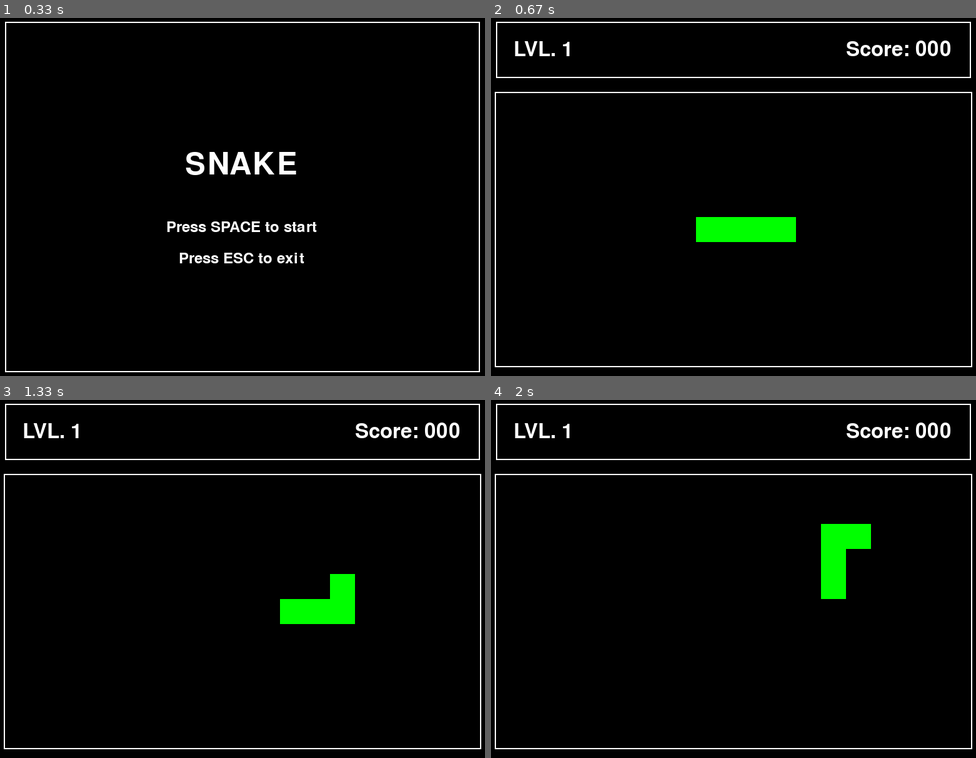
Above: before the commit, frames 1-4 (two rows, left to right).
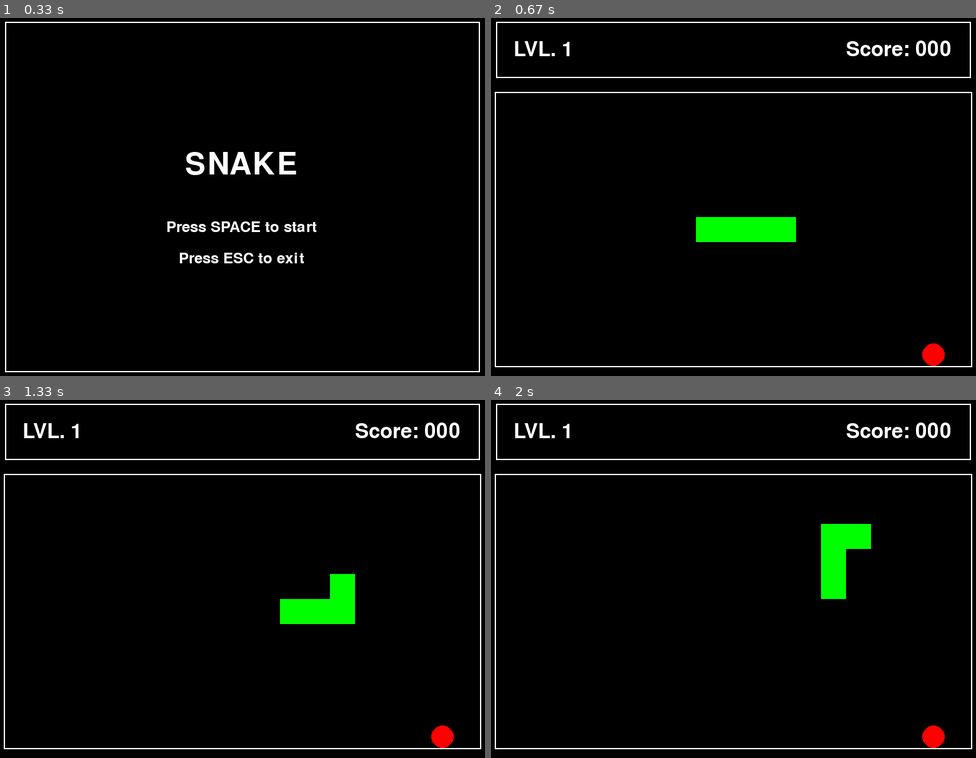
Above: after the commit, the same moments.

Repository: Moigh/Python_Tasks
Game: pygame game, started from SnakeGame/main.py
Two runs of this game, one before a commit and one after it. Both use one fixed random seed, a clock stepped at 60 frames per second and the inputs below.
Inputs:
- Up to frame 1 (0.33 s): no input
- Up to frame 2 (0.67 s): tap Space at 0.33 s
- Up to frame 3 (1.33 s): hold Right 0.67-1.13 s; tap Space at 0.73, 1.03, 1.23 s; hold Up from 1.17 s (still down)
- Up to frame 4 (2 s): tap Space at 1.53, 1.73 s; release Up at 1.63 s; hold Right from 1.67 s (still down)

Frame 1 is identical in both runs. In frame 2, 0.2% of the frame differs, in the area x 88-94%, y 90-98%; in frame 3, 0.2%; in frame 4, 0.2%.

Commit message:
class food added (apple for snake)

Diff:
--- a/SnakeGame/game/screens.py
+++ b/SnakeGame/game/screens.py
@@ -1,5 +1,5 @@
 import pygame
-from .sprites import Snake
+from .sprites import Food, Snake
 
 class GameState:
     def __init__(self, width, height):
@@ -76,6 +76,14 @@
             cell_size=self.CELL_SIZE
         )
 
+        self.food = Food(
+            field_x=self.MARGIN,
+            field_y=self.GAME_FIELD_Y,
+            cells_x=self.CELLS_X,
+            cells_y=self.CELLS_Y,
+            cell_size=self.CELL_SIZE
+        )
+
         # Таймер для автоматического движения
         self.last_move_time = 0
         self.move_interval = 200  # миллисекунды между движениями (0.2 секунды)
@@ -110,6 +118,8 @@
 
         # Рисуем змейку
         self.snake.draw(screen)
+        # Рисуем яблоко
+        self.food.draw(screen)
 
         # Рисуем игровое поле
         pygame.draw.rect(screen, (255, 255, 255), (self.MARGIN - 2, self.GAME_FIELD_Y, self.PANEL_WIDTH + 4, self.GAME_FIELD_HEIGHT), 2)
--- a/SnakeGame/game/sprites.py
+++ b/SnakeGame/game/sprites.py
@@ -1,4 +1,5 @@
 import pygame
+import random
 
 class Snake:
     def __init__(self, field_x, field_y, cells_x, cells_y, cell_size):
@@ -64,3 +65,33 @@
             y = self.field_y + segment_y * self.cell_size
             # Рисуем зеленый квадрат
             pygame.draw.rect(screen, (0, 255, 0), (x, y, self.cell_size, self.cell_size))
+
+class Food:
+    def __init__(self, field_x, field_y, cells_x, cells_y, cell_size):
+        self.field_x = field_x
+        self.field_y = field_y
+        self.cells_x = cells_x
+        self.cells_y = cells_y
+        self.cell_size = cell_size
+
+        # Позиция яблочка в клетках
+        self.position = (0, 0)
+
+        # Создаем случайную позицию при инициализации
+        self.respawn()
+
+    def respawn(self):
+        """Создает яблочко в случайной позиции на поле"""
+        self.position = (
+            random.randint(0, self.cells_x - 1),
+            random.randint(0, self.cells_y - 1)
+        )
+
+    def draw(self, screen):
+        """Рисует яблочко как красный круг"""
+        x = self.field_x + self.position[0] * self.cell_size + self.cell_size // 2
+        y = self.field_y + self.position[1] * self.cell_size + self.cell_size // 2
+        radius = self.cell_size // 2 - 2  # Чуть меньше чем клетка
+
+        # Рисуем красный круг (яблочко)
+        pygame.draw.circle(screen, (255, 0, 0), (x, y), radius)
